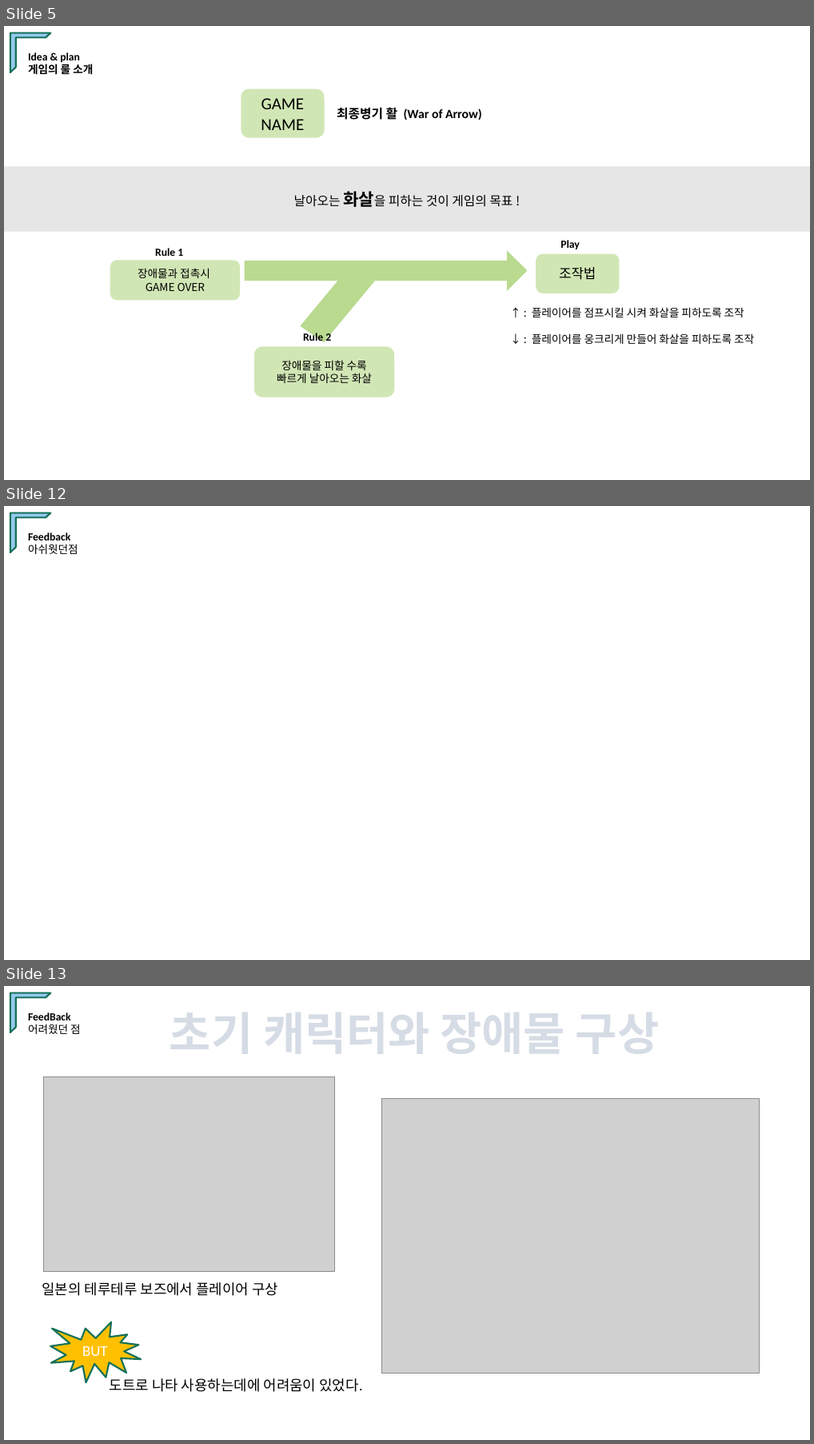
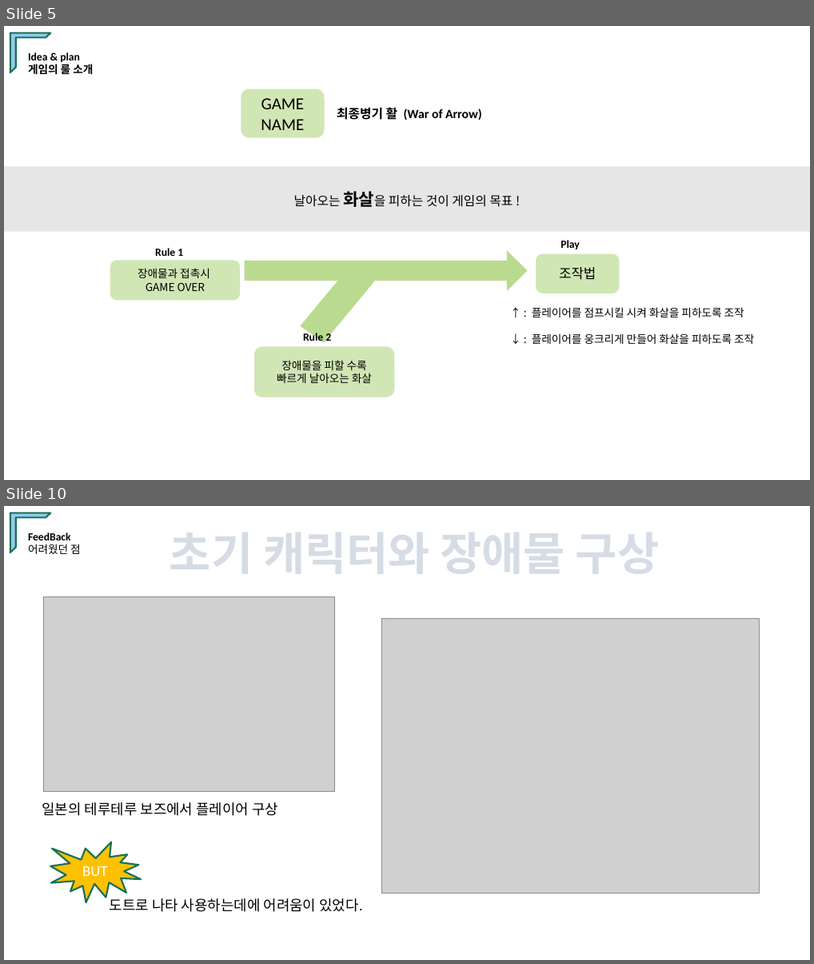
Before and after one commit to Brogi/TeamProject_Team5, a slide deck: Linuxversion.odp. Shown one above the other, each under a label of ours: slides 5, 12 and 13 before the commit, slides 5 and 10 after it; the slides between them are not shown. The pictures are 814x1444 and 814x964 pixels, drawn with LibreOffice and Linux fonts; fonts in the diff are those of the drawing; grey boxes stand for pictures. Boxes give left, top, right and bottom in pixels: in the first picture for what was removed or moved away, otherwise in the second. Text is boxed around its words. In the diff, an @@ line names an element or a change of style, - is before the commit and + after.

```diff
--- a/Linuxversion.odp
+++ b/Linuxversion.odp
@@ slide 12 removed at <box>4,506,810,960</box>, background #FFFFFF @@
@@ half frame removed at <box>10,512,50,552</box> @@
@@ text removed at <box>28,532,78,554</box> @@
-Feedback
-아쉬웟던점
@@ what was slide 13 is now slide 10 @@
```
Also in this commit, not shown: 4 slides added, 6 other slides removed, 1 other file.
